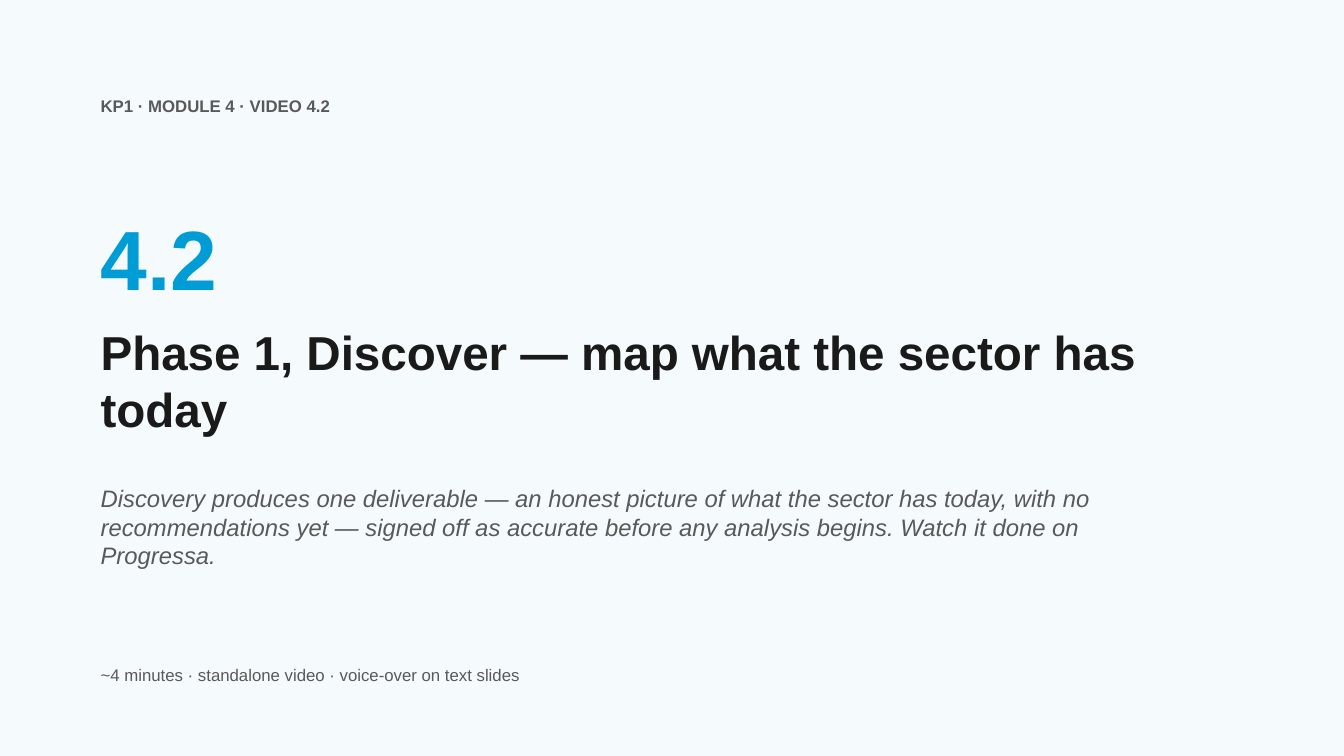
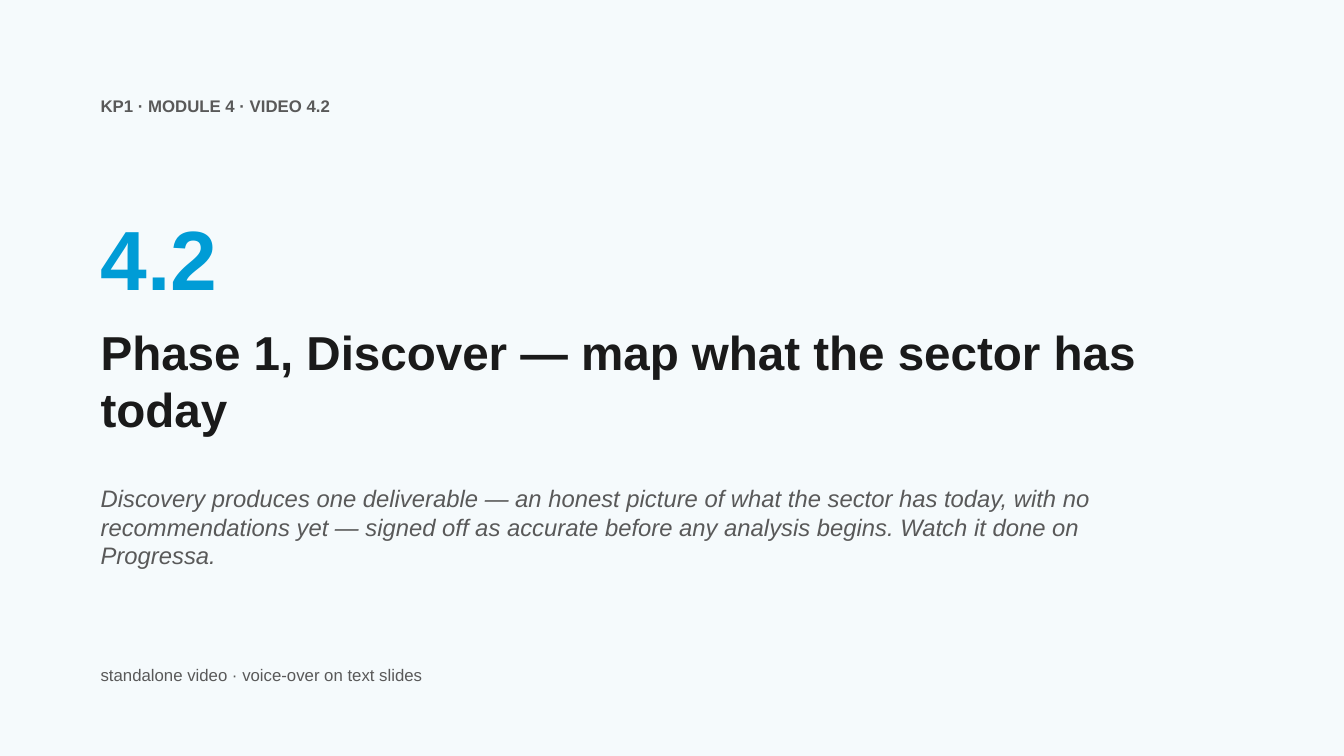
Before and after one commit to aarelaponin/geatdm-framework, a slide deck: slide 11 of 10-Knowledge-Products/KP1-GEA/videos/module_4/en/decks/KP1_M4_Deck_v0.2.pptx. Drawn at 1344x756 pixels with LibreOffice and Linux fonts; fonts in the diff are those of the drawing. Boxes give left, top, right and bottom in pixels: in the first picture for what was removed or moved away, otherwise in the second. Text is boxed around its words. In the diff, an @@ line names an element or a change of style, - is before the commit and + after.

```diff
--- a/10-Knowledge-Products/KP1-GEA/videos/module_4/en/decks/KP1_M4_Deck_v0.2.pptx
+++ b/10-Knowledge-Products/KP1-GEA/videos/module_4/en/decks/KP1_M4_Deck_v0.2.pptx
@@ text at [101, 669, 422, 681]: text changed @@
-~4 minutes · standalone video · voice-over on text slides
+standalone video · voice-over on text slides
```
Also in this commit, not shown: 7 other slides changed, 39 other files.
